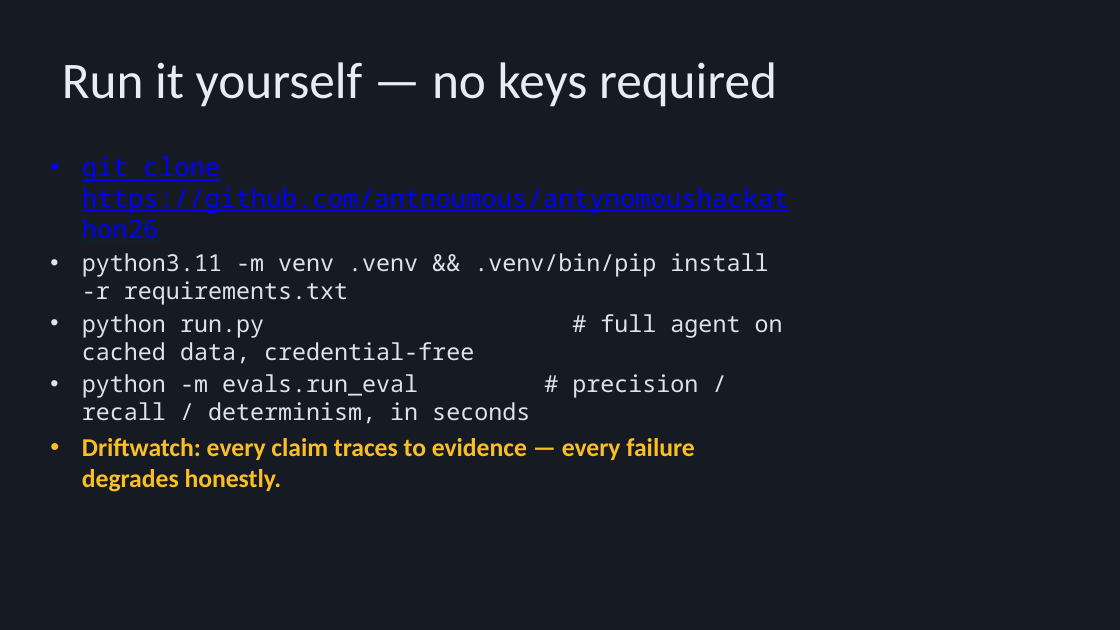
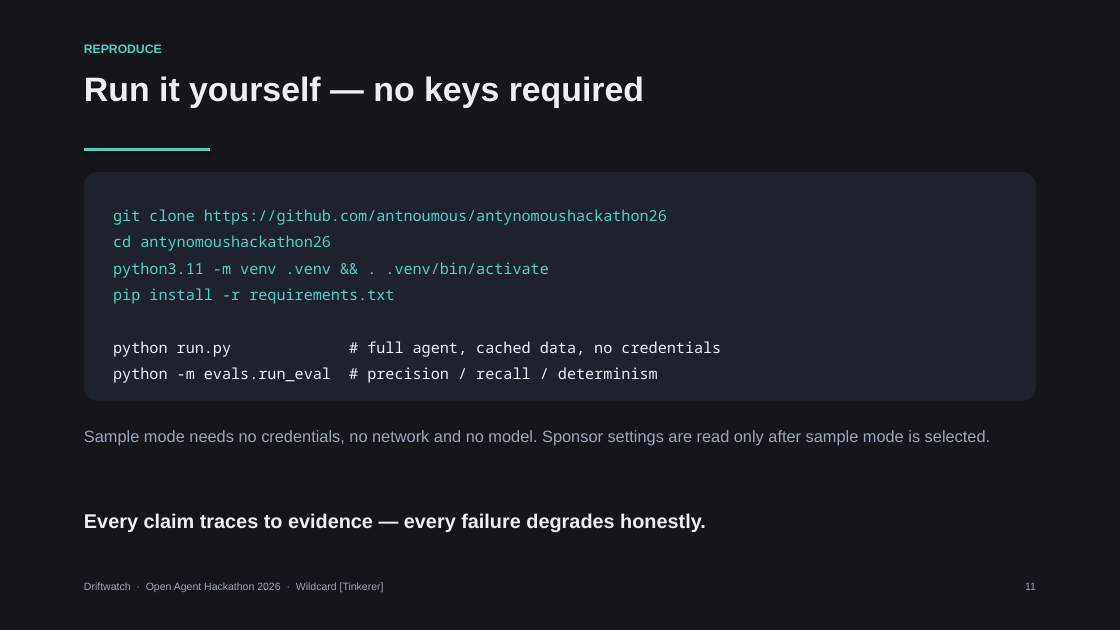
Before and after one commit to antnoumous/antynomoushackathon26, a slide deck: slide 11 of docs/demo/driftwatch-deck.pptx. Drawn at 1120x630 pixels with LibreOffice and Linux fonts; fonts in the diff are those of the drawing. Boxes give left, top, right and bottom in pixels: in the first picture for what was removed or moved away, otherwise in the second. Text is boxed around its words. In the diff, an @@ line names an element or a change of style, - is before the commit and + after.

```diff
--- a/docs/demo/driftwatch-deck.pptx
+++ b/docs/demo/driftwatch-deck.pptx
@@ background #151A23 to #14161C @@
@@ text added at [84, 44, 162, 53], 10.5 pt, text #4FD1C5, bold @@
+REPRODUCE
@@ text "Run it yourself — no ...": place and size @@
-text "Run it yourself — no ..." at [62, 62, 777, 107]
+text "Run it yourself — no ..." at [84, 76, 644, 108]
@@ text "Run it yourself — no ..." at [84, 76, 644, 108]: size 44 to 29 pt, font Calibri to Arial, text colour #E8ECF4 to #EDEFF4, bold on; alignment centre to left; line spacing 1 to 1.05; vertical alignment middle to top @@
@@ rounded rectangle "git clone https://github.com/antnoumous/antynomoushackathon2 ...": place and size @@
-rounded rectangle "git clone https://github.com/antnoumous/antynomoushackathon2 ..." at [82, 156, 789, 492]
+rounded rectangle "git clone https://github.com/antnoumous/antynomoushackathon2 ..." at [84, 172, 1036, 401]
@@ rounded rectangle "git clone https://github.com/antnoumous/antynomoushackathon2 ..." at [84, 172, 1036, 401]: fill none to #1E222C @@
@@ line added from (84, 150) to (210, 150), #4FD1C5 2.5 pt @@
@@ text in rounded rectangle at [113, 209, 667, 225]: size 22 to 13 pt, text colour #0000FF to #4FD1C5, underline off in "git clone https://github.com/antnoumous/antynomoushackathon2 ..."; bullet • to none; line spacing 1 to 1.45; less space between paragraphs @@
@@ text in rounded rectangle at [113, 235, 721, 383]: text changed; size 20 to 13 pt; text colour #DDE3EC to #EDEFF4 @@
-• python3.11 -m venv .venv && .venv/bin/pip install -r requirements.txt
-• python run.py # full agent on cached data, credential-free
-• python -m evals.run_eval # precision / recall / determinism, in seconds
-• Driftwatch: every claim traces to evidence — every failure degrades honestly.
+cd antynomoushackathon26
+python3.11 -m venv .venv && . .venv/bin/activate
+pip install -r requirements.txt
+python run.py # full agent, cached data, no credentials
+python -m evals.run_eval # precision / recall / determinism
@@ text added at [84, 430, 990, 445], 14 pt, text #9BA6B8 @@
+Sample mode needs no credentials, no network and no model. Sponsor settings are read only after sample mode is selected.
@@ text added at [84, 513, 706, 532], 17 pt, text #EDEFF4, bold @@
+Every claim traces to evidence — every failure degrades honestly.
@@ text added at [84, 582, 384, 592], 9 pt, text #9BA6B8 @@
+Driftwatch · Open Agent Hackathon 2026 · Wildcard [Tinkerer]
@@ text added at [1025, 583, 1036, 590], 9 pt, text #9BA6B8 @@
+11
```
Also in this commit, not shown: 7 other slides changed, 3 slides added, 3 slides removed, 1 other file.
